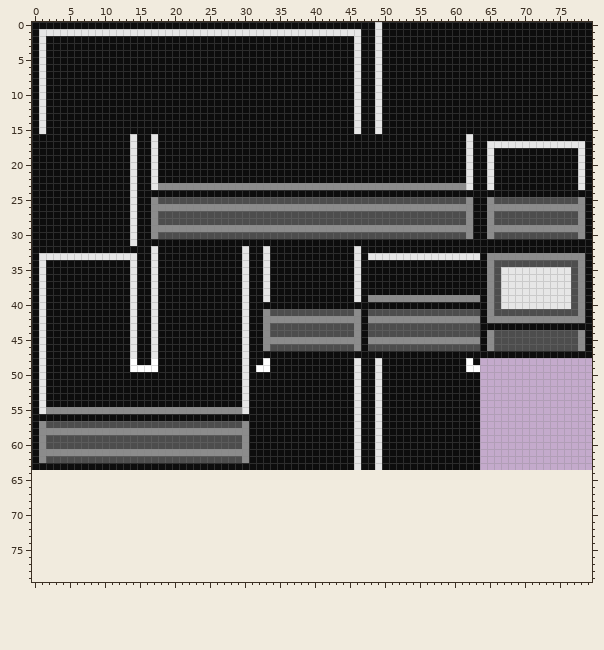
Sprite sheet, stored at src/main/resources/tiles/wall.png. The picture above was drawn from the file before the commit.
The file is 160x128 pixels, drawn in blocks of 2x2; one block is one cell here. The old version is drawn lined up with the new one, on the new canvas.
And afterwards:
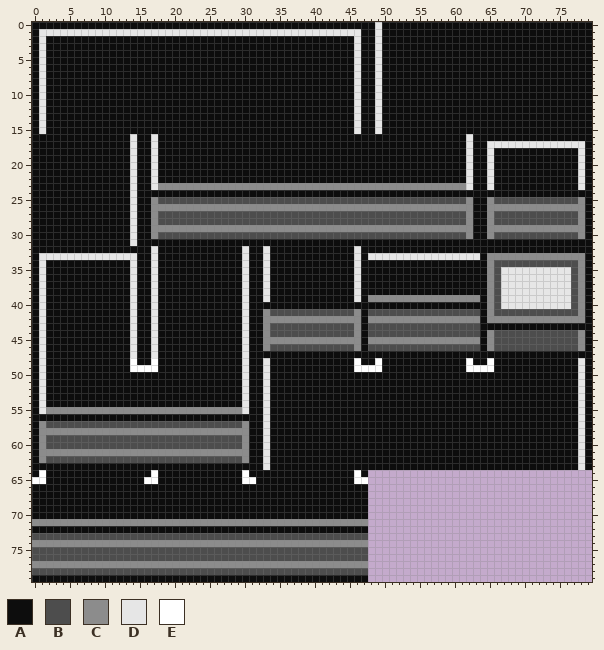
Palette (. is transparent): A #0d0d0d  B #4d4d4d  C #8c8c8c  D #e6e6e6  E #ffffff
The edit:
canvas 80x64 -> 80x80
Colour A is added in row 48 at x 64, 66 to 77 and 79; in row 49 at x 66 to 77 and 79; in rows 50 to 63 at x 64 to 77 and 79; in row 64 at x 0, 2 to 16, 18 to 29, 31 to 45 and 47; in row 65 at x 2 to 15, 18 to 29 and 32 to 45; in rows 66 to 70 at x 0 to 47.
Colour A is added in row 72 at x 0 to 47; in row 79 at x 0 to 47.
Colour A replaces colour D in rows 50 to 63 at x 46 and 49.
Colour A replaces colour E in row 49 at x 32.
Colour B is added in row 73 at x 0 to 47; in rows 75 to 76 at x 0 to 47; in row 78 at x 0 to 47.
Colour C is added in row 71 at x 0 to 47; in row 74 at x 0 to 47; in row 77 at x 0 to 47.
Colour D is added in rows 48 to 63 at x 78.
Colour D replaces colour A in rows 50 to 63 at x 33.
Colour D replaces colour E in rows 48 to 49 at x 33.
Colour E is added in row 48 at x 65; in row 49 at x 64 to 65; in row 64 at x 1, 17, 30 and 46; in row 65 at x 0 to 1, 16 to 17, 30 to 31 and 46 to 47.
Colour E replaces colour A in row 49 at x 47 to 48.
Colour E replaces colour D in rows 48 to 49 at x 46 and 49.
Changed places in both pictures, as pixel boxes (x1, y1, x2, y2):
changed: (32, 358, 382, 582)
added: (480, 358, 592, 470)
